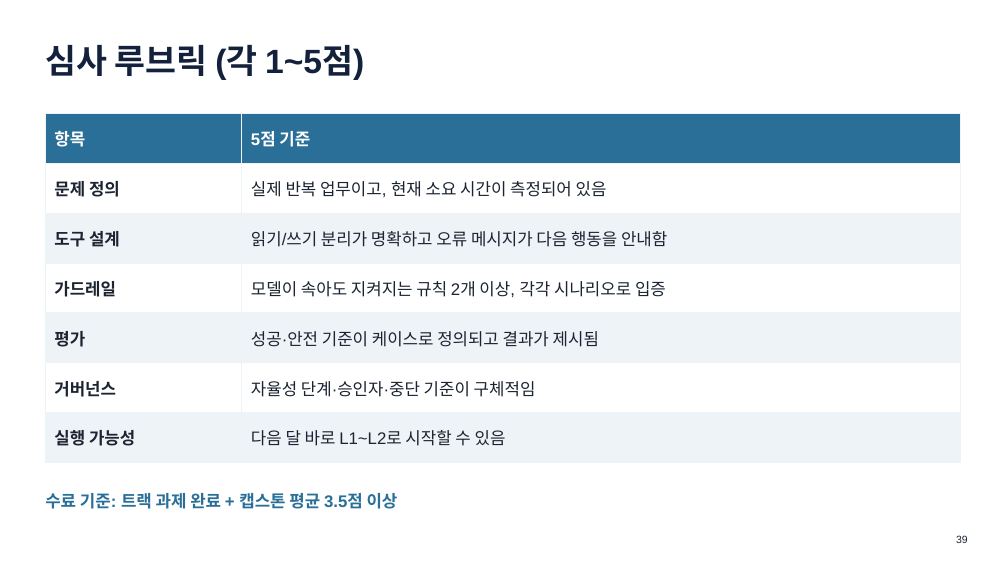
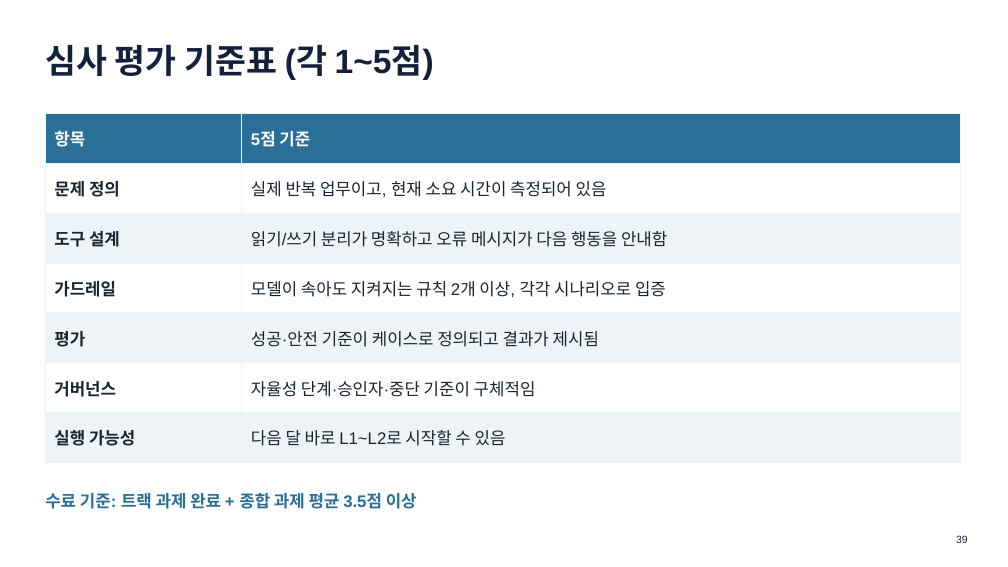
Before and after one commit to khaniyapark-ops/AI-Study, a slide deck: slide 39 of advanced/심화교육_Agentic.pptx. Drawn at 1008x567 pixels with LibreOffice and Linux fonts; fonts in the diff are those of the drawing. Boxes give left, top, right and bottom in pixels: in the first picture for what was removed or moved away, otherwise in the second. Text is boxed around its words. In the diff, an @@ line names an element or a change of style, - is before the commit and + after.

```diff
--- a/advanced/심화교육_Agentic.pptx
+++ b/advanced/심화교육_Agentic.pptx
@@ text at (45, 44, 434, 80): text changed @@
-심사 루브릭 (각 1~5점)
+심사 평가 기준표 (각 1~5점)
@@ text at (45, 493, 417, 509): text changed @@
-수료 기준: 트랙 과제 완료 + 캡스톤 평균 3.5점 이상
+수료 기준: 트랙 과제 완료 + 종합 과제 평균 3.5점 이상
```
Also in this commit, not shown: 16 other slides changed, 33 other files.
